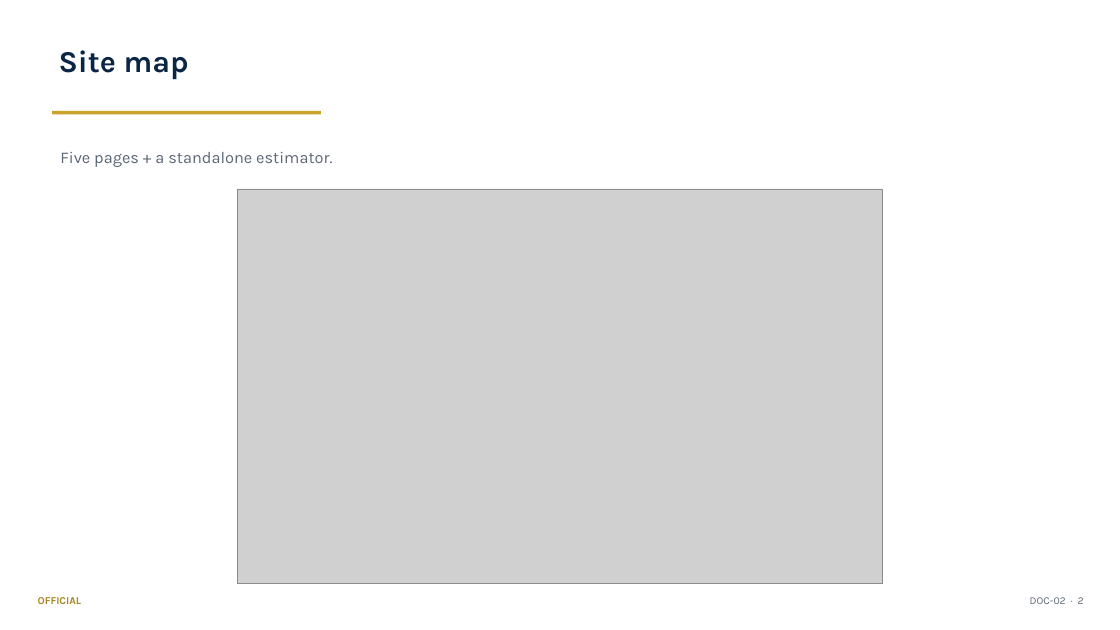
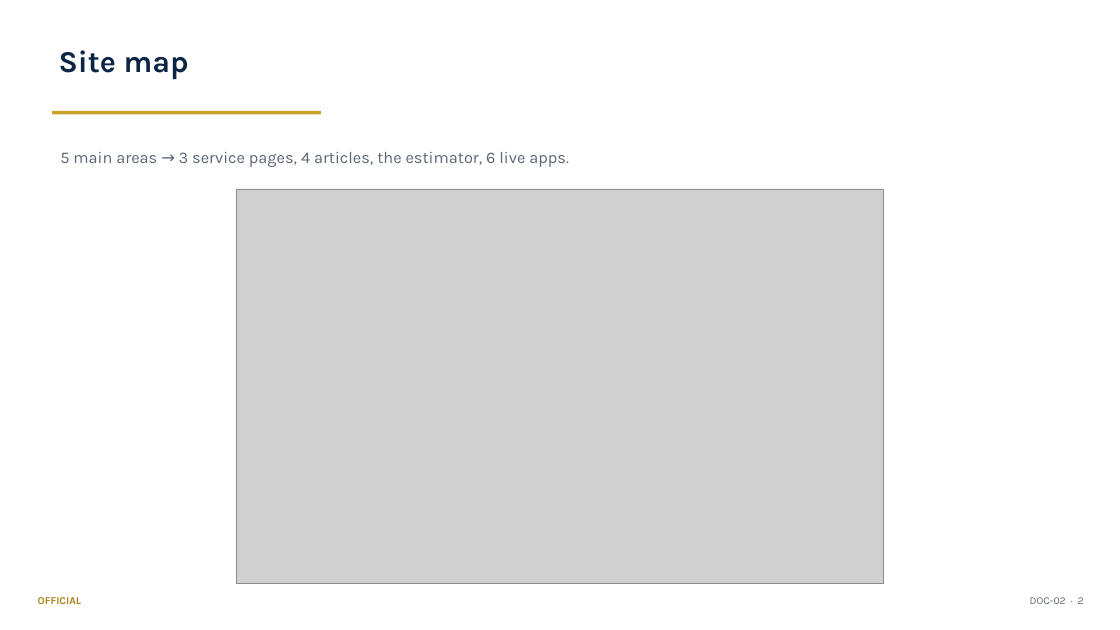
Before and after one commit to DRC63/p3mai-website, a slide deck: slide 2 of docs/02_User_Manual_Summary.pptx. Drawn at 1120x630 pixels with LibreOffice and Linux fonts; fonts in the diff are those of the drawing; grey boxes stand for pictures. Boxes give left, top, right and bottom in pixels: in the first picture for what was removed or moved away, otherwise in the second. Text is boxed around its words. In the diff, an @@ line names an element or a change of style, - is before the commit and + after.

```diff
--- a/docs/02_User_Manual_Summary.pptx
+++ b/docs/02_User_Manual_Summary.pptx
@@ text at <box>60,152,569,167</box>: text changed @@
-Five pages + a standalone estimator.
+5 main areas → 3 service pages, 4 articles, the estimator, 6 live apps.
```
Also in this commit, not shown: 5 other slides changed, 13 other files.
